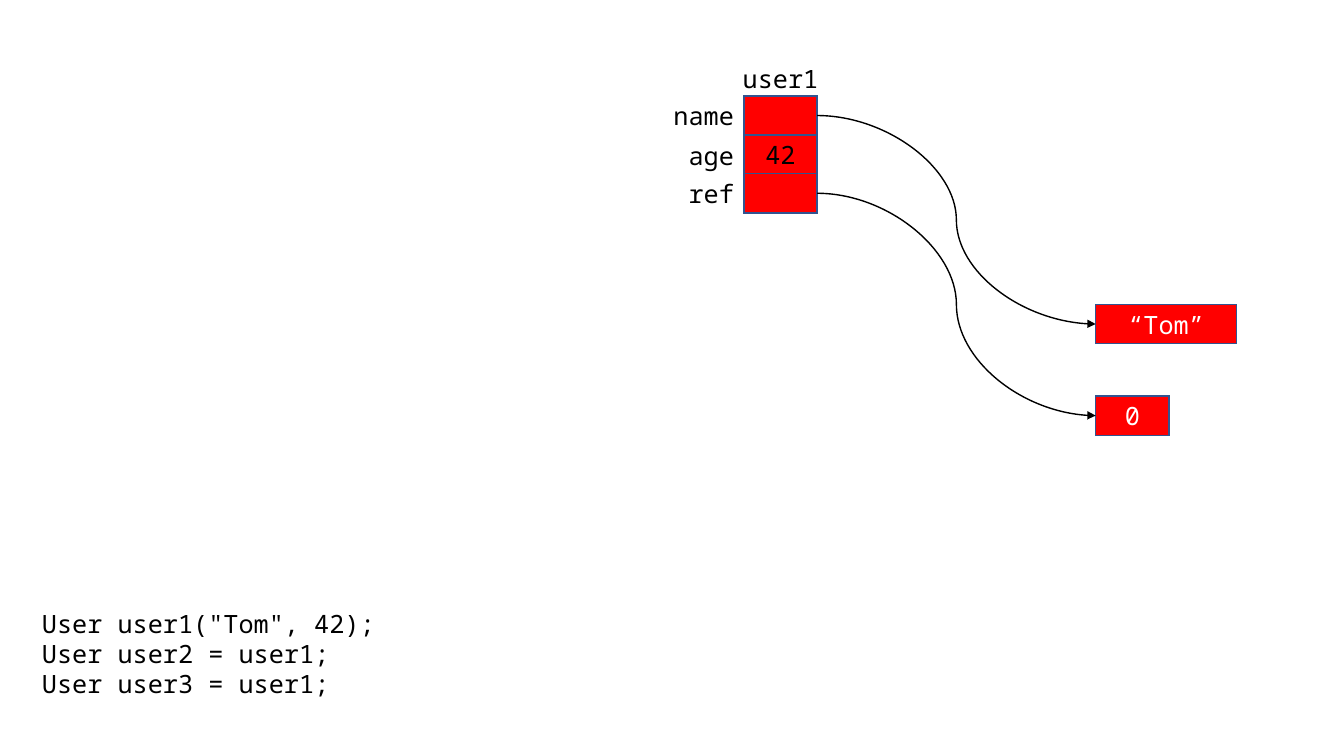
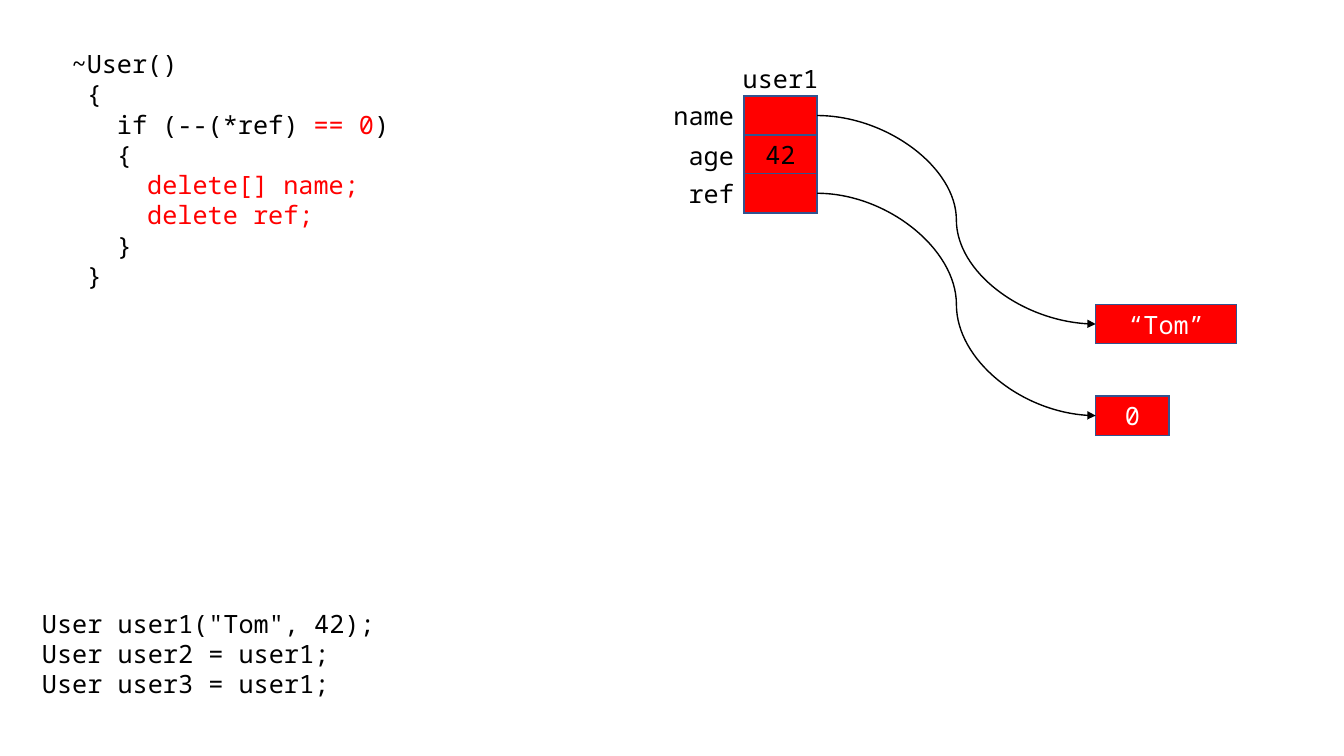
Before and after one commit to yoondev-classroom/cpp_221114, a slide deck: slide 33 of 221114.pptx. Drawn at 1344x756 pixels with LibreOffice and Linux fonts; fonts in the diff are those of the drawing. Boxes give left, top, right and bottom in pixels: in the first picture for what was removed or moved away, otherwise in the second. Text is boxed around its words. In the diff, an @@ line names an element or a change of style, - is before the commit and + after.

```diff
--- a/221114.pptx
+++ b/221114.pptx
@@ text added at bbox=[72, 55, 389, 228], 18 pt, text #FF0000 @@
+~User()
+{
+if (--(*ref) == 0)
+{
+delete[] name;
+delete ref;
+}
+}
```
Also in this commit, not shown: 5 other slides changed, 1 other file.
